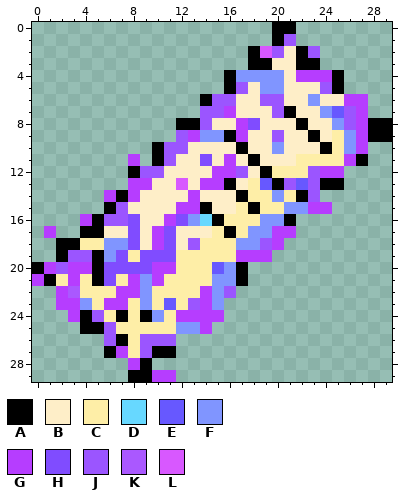
Two states of a pixel-art sprite, Galium/Items/EnchantedScroll.png. This is how it looked before the edit.
The file is 30x30 pixels.
Palette (. is transparent): A #000000  B #feeec8  C #feeea7  D #67d8ff  E #6758ff  F #8095ff  G #b63dff  H #804cff  J #9b55ff  K #aa58ff  L #d858ff
Pixels before, first column x 0:
 0 ....................AA........
 1 ....................AJ........
 2 ..................ALJBAJ......
 3 ..................AABBAA......
 4 ................AFFFFBGGGA....
 5 ................AJBFFBBBJA....
 6 ..............AJJBBJJBBFBBGG..
 7 ..............JJGBBBJABBFEJG..
 8 ............AAJBBGHBBBABBFJGAA
 9 ............JGFFAGBBJBBABCFGAA
10 ..........AJJBBBBABBFBBBACFG..
11 ........G.AJBBHBGBABBBCCCCGA..
12 ........AJJBBBBGGJBACCCJGG....
13 ........GGBBLBGGABCEAJEJAA....
14 ......GAGBBBBGBBBACCFCAJ......
15 ......AJBBBBGGABBCACCFFGG.....
16 ....GAJJHBBGHFDACCCFFA........
17 .G..AABBHBGHBBBCACFFGG........
18 ..AACCFFHBGHBJCCCFFJG.........
19 ..AJJAFHCHHHCCCCCGGG..........
20 AGJGGAHHHHGGCCCEFA............
21 GACGCAHCGFGCCCCFFA............
22 ..GKCCCGGFCCCCGFJ.............
23 ..GGFCGGCFCECJGF..............
24 ...GAJCACAFCGGGG..............
25 ....AAJCCCCCFFG...............
26 ......JACJJJ..................
27 ......AGCJAA..................
28 ........GA....................
29 ........AAGG..................
The same view after the edit:
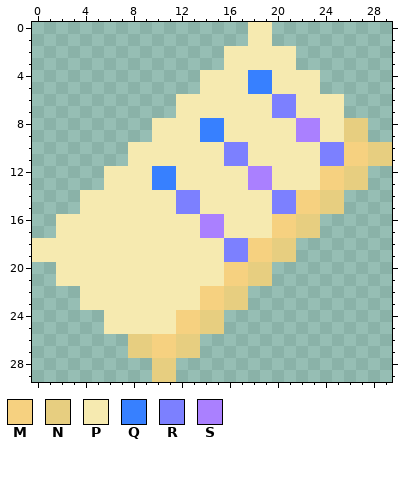
Colours new in this view: M #f6d180  N #e7ce80  P #f6eab0  Q #3780ff  R #7c80ff  S #aa80ff
What changed:
Changed rows in their new state; - is an unchanged pixel.
first column x 0:
 0 ------------------PP..--------
 1 ------------------PP..--------
 2 ----------------PPPPPP..------
 3 ----------------PPPPPP..------
 4 --------------PPPPQQPPPP..----
 5 --------------PPPPQQPPPP..----
 6 ------------PPPPPPPPRRPPPP..--
 7 ------------PPPPPPPPRRPPPP..--
 8 ----------PPPPQQPPPPPPSSPPNN..
 9 ----------PPPPQQPPPPPPSSPPNN..
10 --------PPPPPPPPRRPPPPPPRRMMNN
11 --------PPPPPPPPRRPPPPPPRRMMNN
12 ------PPPPQQPPPPPPSSPPPPMMNN--
13 ------PPPPQQPPPPPPSSPPPPMMNN--
14 ----PPPPPPPPRRPPPPPPRRMMNN----
15 ----PPPPPPPPRRPPPPPPRRMMNN----
16 --PPPPPPPPPPPPSSPPPPMMNN------
17 -.PPPPPPPPPPPPSSPPPPMMNN------
18 PPPPPPPPPPPPPPPPRRMMNN--------
19 PPPPPPPPPPPPPPPPRRMMNN--------
20 ..PPPPPPPPPPPPPPMMNN----------
21 ..PPPPPPPPPPPPPPMMNN----------
22 --..PPPPPPPPPPMMNN------------
23 --..PPPPPPPPPPMMNN------------
24 ---...PPPPPPMMNN--------------
25 ----..PPPPPPMMNN--------------
26 ------..NNMMNN----------------
27 ------..NNMMNN----------------
28 --------..NN------------------
29 --------..NN------------------
Where, in picture pixels (left, top, right, bottom), the same in both pictures:
changed: (32, 22, 392, 382)
